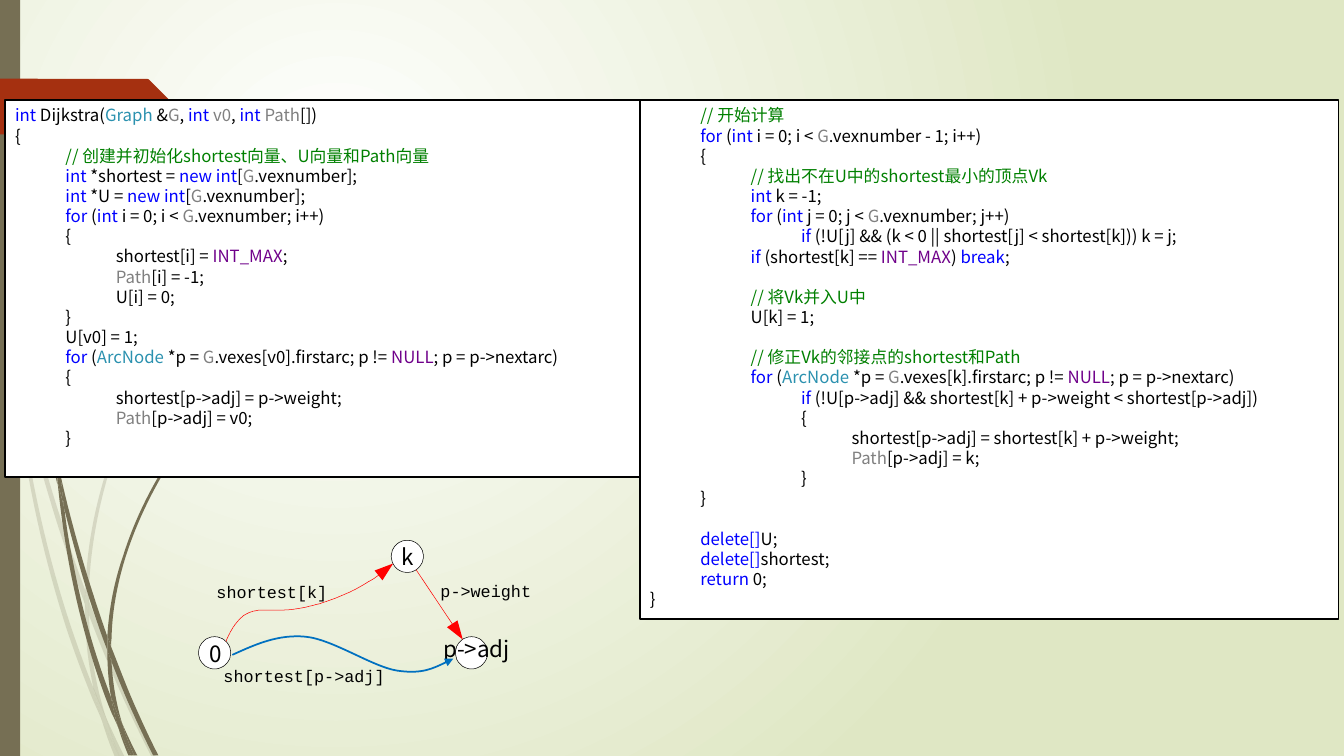
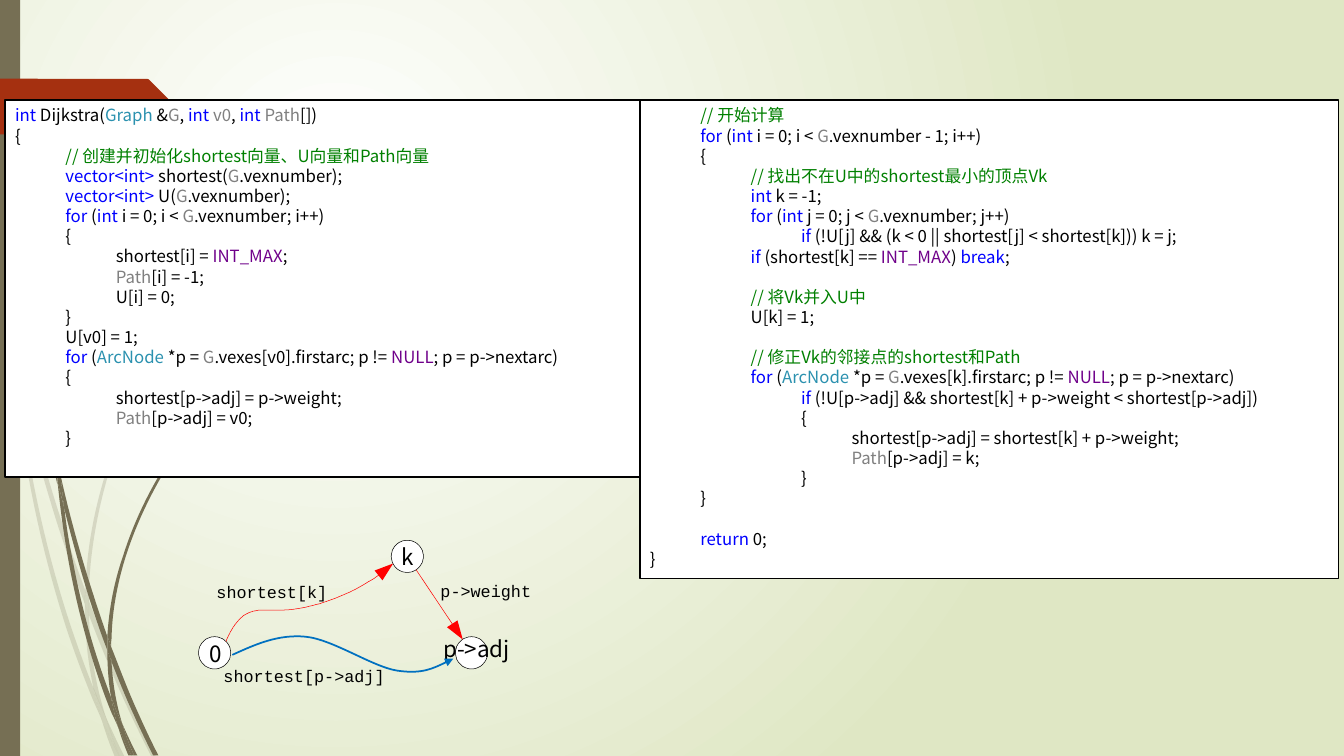
Before and after one commit to TeacherPeng/Datastruct, a slide deck: slide 89 of 教案/第07章 图.pptx. Drawn at 1344x756 pixels with LibreOffice and Linux fonts; fonts in the diff are those of the drawing. Boxes give left, top, right and bottom in pixels: in the first picture for what was removed or moved away, otherwise in the second. Text is boxed around its words. In the diff, an @@ line names an element or a change of style, - is before the commit and + after.

```diff
--- a/教案/第07章 图.pptx
+++ b/教案/第07章 图.pptx
@@ rectangle "// 开始计算": place and size @@
-rectangle "// 开始计算" at [640,100,1339,619]
+rectangle "// 开始计算" at [640,100,1339,579]
@@ text in rectangle at [65,168,342,205]: text changed @@
-  int *shortest = new int[G.vexnumber];
-  int *U = new int[G.vexnumber];
+  vector<int> shortest(G.vexnumber);
+  vector<int> U(G.vexnumber);
@@ text in rectangle at [700,531,829,568]: paragraphs removed @@
-  delete[]U;
-  delete[]shortest;
```
Also in this commit, not shown: 3 other slides changed, 3 other files.
